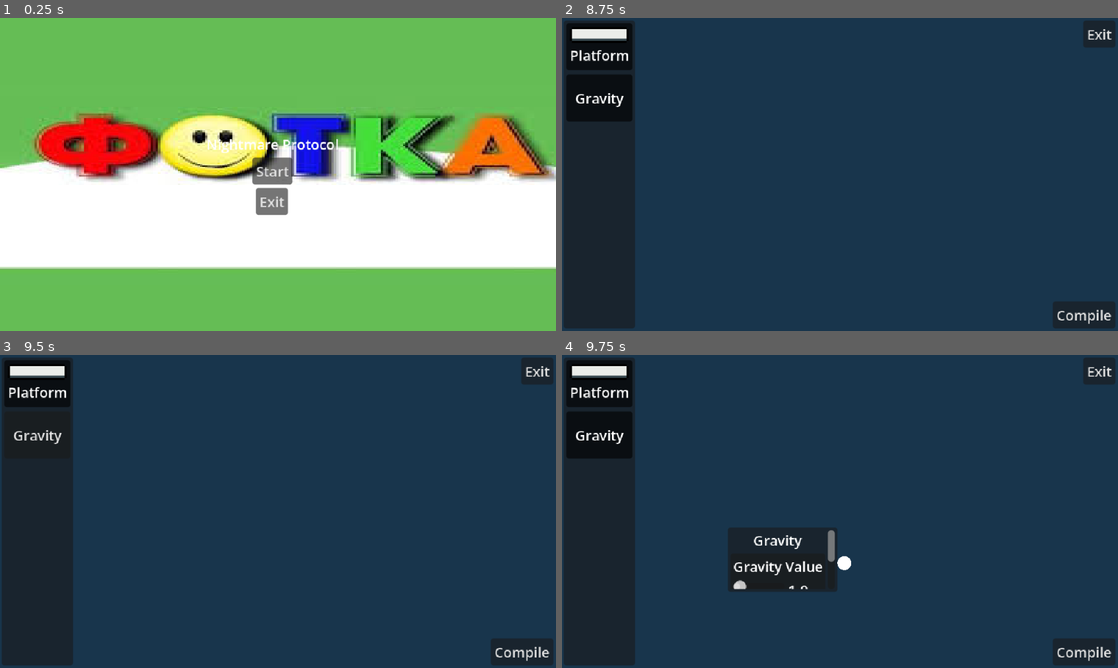
Above: before the commit, frames 1-4 (two rows, left to right).
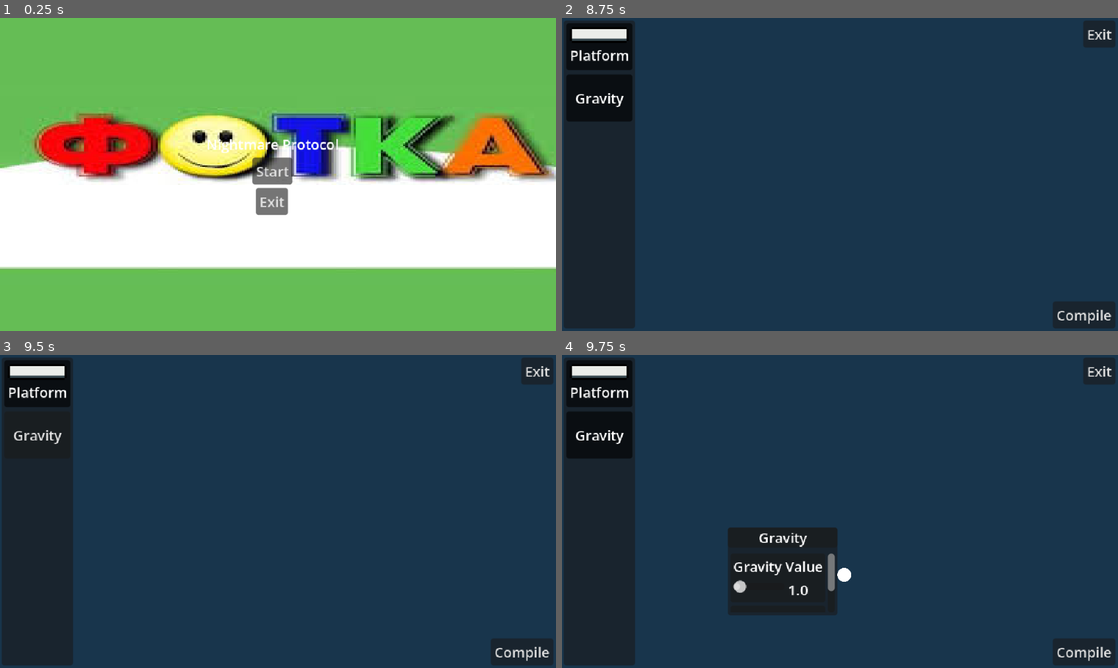
Above: after the commit, the same moments.

Repository: Chebrbober/nightmare-protocol
Game: Godot game, scene res://scenes/main_menu.tscn
The game is run twice, just before and just after one commit, with the same random seed, the same clock (stepped at 60 frames per second) and the same inputs.
Inputs (mouse positions are in pixels of both pictures, inside the frame that each line leads up to):
- Up to frame 1 (0.25 s): no input
- Up to frame 2 (8.75 s): click "Start" at 0.5 s; click "Start" at 1.25 s; click "Compile" at 2 s; click "Platform" at 2.75 s; click "Gravity" at 3.5 s; click "Compile" at 4.25 s; click "Platform" at 5 s; click "Gravity" at 5.75 s; click "Compile" at 6.5 s; click "Platform" at 7.25 s; click "Gravity" at 8 s
- Up to frame 3 (9.5 s): tap Enter at 8.75 s; drag from (278, 511) to (333, 442) at 8.77 s
- Up to frame 4 (9.75 s): tap Space at 9.5 s; drag from (728, 527) to (834, 452) at 9.52 s

Frames 1-3 are identical in both runs. In frame 4, 2.2% of the frame differs, in the area x 29-52%, y 56-84%.

Commit message:
Implement move function to property node
You'll can move the property window/node as you wish

Diff:
--- a/scenes/property.tscn
+++ b/scenes/property.tscn
@@ -10,26 +10,37 @@
 offset_right = 40.0
 offset_bottom = 40.0
 
-[node name="MarginContainer" type="MarginContainer" parent="PanelContainer" unique_id=1916246349]
+[node name="VBoxContainer" type="VBoxContainer" parent="PanelContainer" unique_id=461259270]
+layout_mode = 2
+
+[node name="TitleBar" type="PanelContainer" parent="PanelContainer/VBoxContainer" unique_id=611855471]
+layout_mode = 2
+size_flags_vertical = 0
+size_flags_stretch_ratio = 0.63
+
+[node name="Label" type="Label" parent="PanelContainer/VBoxContainer/TitleBar" unique_id=1671118891]
+layout_mode = 2
+text = "Property"
+horizontal_alignment = 1
+
+[node name="MarginContainer" type="MarginContainer" parent="PanelContainer/VBoxContainer" unique_id=1916246349]
 layout_mode = 2
 theme_override_constants/margin_left = 3
 theme_override_constants/margin_top = 3
 theme_override_constants/margin_right = 3
 theme_override_constants/margin_bottom = 3
 
-[node name="ScrollContainer" type="ScrollContainer" parent="PanelContainer/MarginContainer" unique_id=710491760]
+[node name="ScrollContainer" type="ScrollContainer" parent="PanelContainer/VBoxContainer/MarginContainer" unique_id=710491760]
 custom_minimum_size = Vector2(0, 68)
 layout_mode = 2
+size_flags_vertical = 8
 theme_override_constants/scrollbar_h_separation = 3
 horizontal_scroll_mode = 0
 
-[node name="VBoxContainer" type="VBoxContainer" parent="PanelContainer/MarginContainer/ScrollContainer" unique_id=1081650947]
+[node name="VBoxContainer" type="VBoxContainer" parent="PanelContainer/VBoxContainer/MarginContainer/ScrollContainer" unique_id=1081650947]
 layout_mode = 2
-
-[node name="Label" type="Label" parent="PanelContainer/MarginContainer/ScrollContainer/VBoxContainer" unique_id=1671118891]
-layout_mode = 2
-text = "Property"
-horizontal_alignment = 1
+size_flags_horizontal = 3
+size_flags_vertical = 3
 
 [node name="ConnectionPoint" type="Control" parent="." unique_id=2041320307]
 layout_mode = 3
@@ -45,3 +56,7 @@
 grow_horizontal = 2
 grow_vertical = 2
 script = ExtResource("2_0561r")
+
+[connection signal="gui_input" from="PanelContainer/VBoxContainer/TitleBar" to="." method="_gui_input"]
+[connection signal="gui_input" from="PanelContainer/VBoxContainer/TitleBar/Label" to="." method="_gui_input"]
+[connection signal="drag_started" from="ConnectionPoint" to="." method="_on_drag_started"]
--- a/scripts/property.gd
+++ b/scripts/property.gd
@@ -1,8 +1,9 @@
 extends Node2D
 
-@onready var vbox_container = $PanelContainer/MarginContainer/ScrollContainer/VBoxContainer
+@onready
+var vbox_container = $PanelContainer/VBoxContainer/MarginContainer/ScrollContainer/VBoxContainer
 @onready var connection_point = $ConnectionPoint
-@onready var label = vbox_container.get_node("Label")
+@onready var label = $PanelContainer/VBoxContainer/TitleBar/Label
 
 var values: Dictionary = {}
 var current_data: PropertyData
@@ -15,7 +16,6 @@
 	label.text = data.name
 	values.clear()
 	connection_point.owner_node = self
-	connection_point.drag_started.connect(_on_drag_started)
 
 	for child in vbox_container.get_children():
 		if child != label:
@@ -206,3 +206,8 @@
 
 func _on_drag_started(point: Control) -> void:
 	drag_started.emit(point)
+
+
+func _gui_input(event: InputEvent):
+	if event is InputEventMouseMotion and Input.is_mouse_button_pressed(MOUSE_BUTTON_LEFT):
+		position += event.relative
